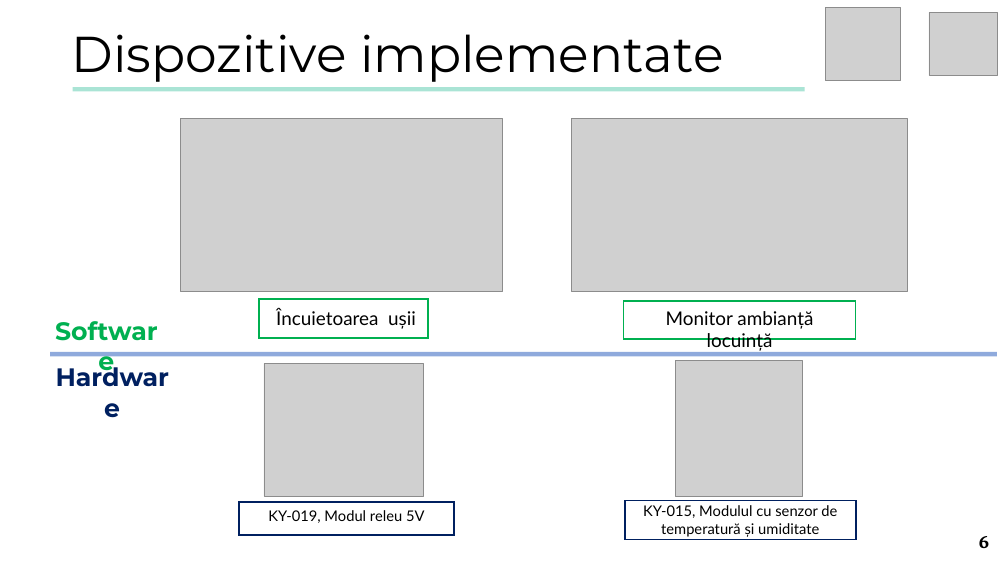
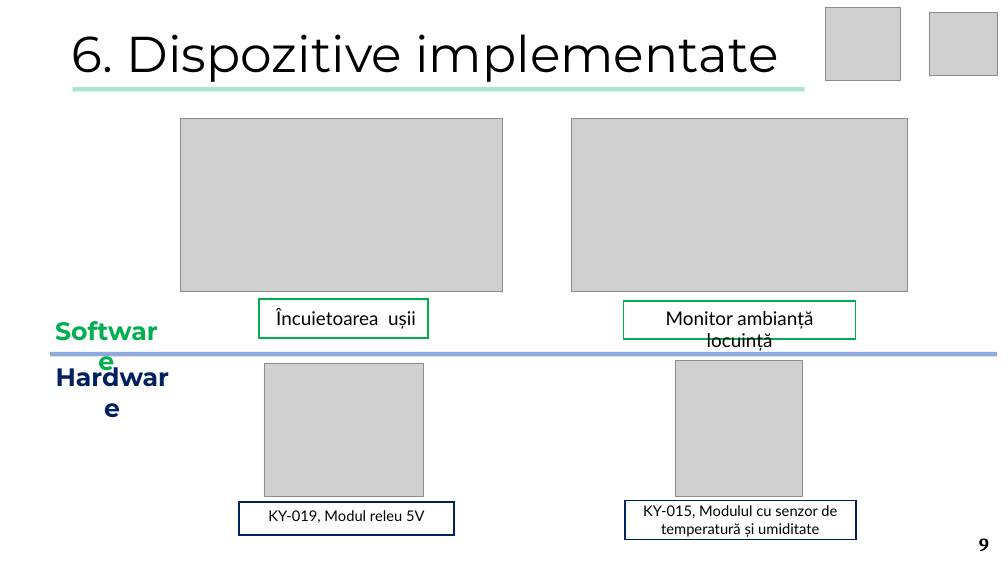
Before and after one commit to turcunicusor/Licenta, a slide deck: slide 9 of Documentation/Presentation.pptx (slide 6 before the commit). Drawn at 1008x567 pixels with LibreOffice and Linux fonts; fonts in the diff are those of the drawing; grey boxes stand for pictures. Boxes give left, top, right and bottom in pixels: in the first picture for what was removed or moved away, otherwise in the second. Text is boxed around its words. In the diff, an @@ line names an element or a change of style, - is before the commit and + after.

```diff
--- a/Documentation/Presentation.pptx
+++ b/Documentation/Presentation.pptx
@@ text at bbox=[72, 34, 778, 82]: text changed @@
-Dispozitive implementate
+6. Dispozitive implementate
@@ page number at bbox=[979, 538, 989, 551]: text changed @@
-6
+9
```
Also in this commit, not shown: 7 other slides changed, 3 slides added, 1 other file.
